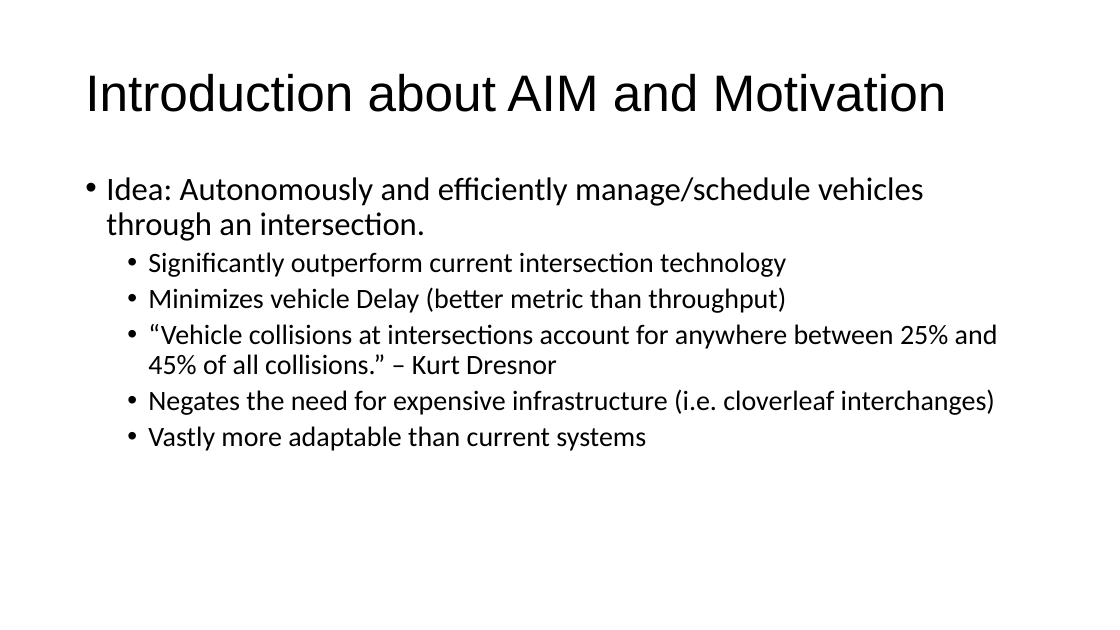
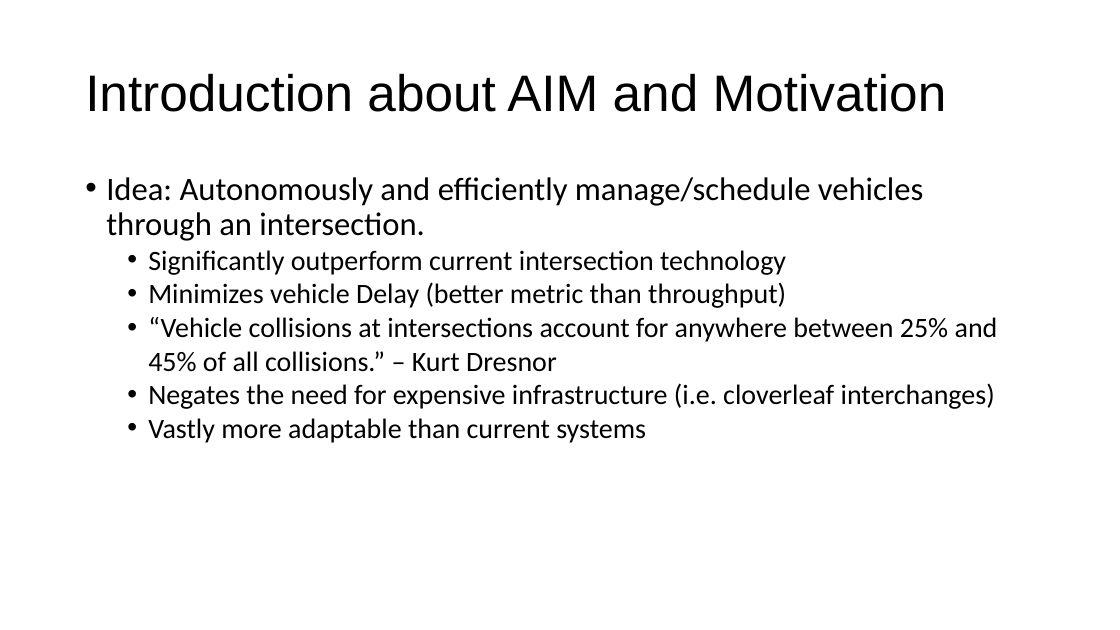
Before and after one commit to adfayed/aim_ros, a slide deck: slide 2 of Project Proposal.pptx. Drawn at 1120x630 pixels with LibreOffice and Linux fonts; fonts in the diff are those of the drawing. Boxes give left, top, right and bottom in pixels: in the first picture for what was removed or moved away, otherwise in the second. Text is boxed around its words. In the diff, an @@ line names an element or a change of style, - is before the commit and + after.

```diff
--- a/Project Proposal.pptx
+++ b/Project Proposal.pptx
@@ text "Idea: Autonomously and efficiently manage/schedule ..." at <box>106,177,998,443</box>: less space between paragraphs; line spacing 0.9 to 1 @@
```
Also in this commit, not shown: 5 other slides changed.
